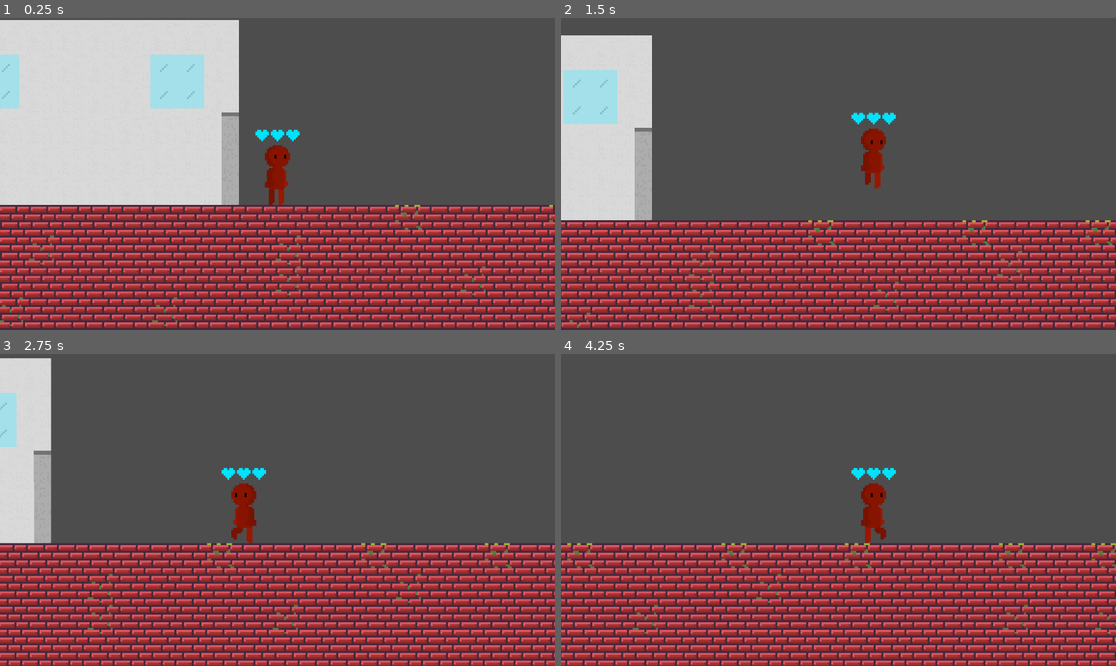
Above: before the commit, frames 1-4 (two rows, left to right).
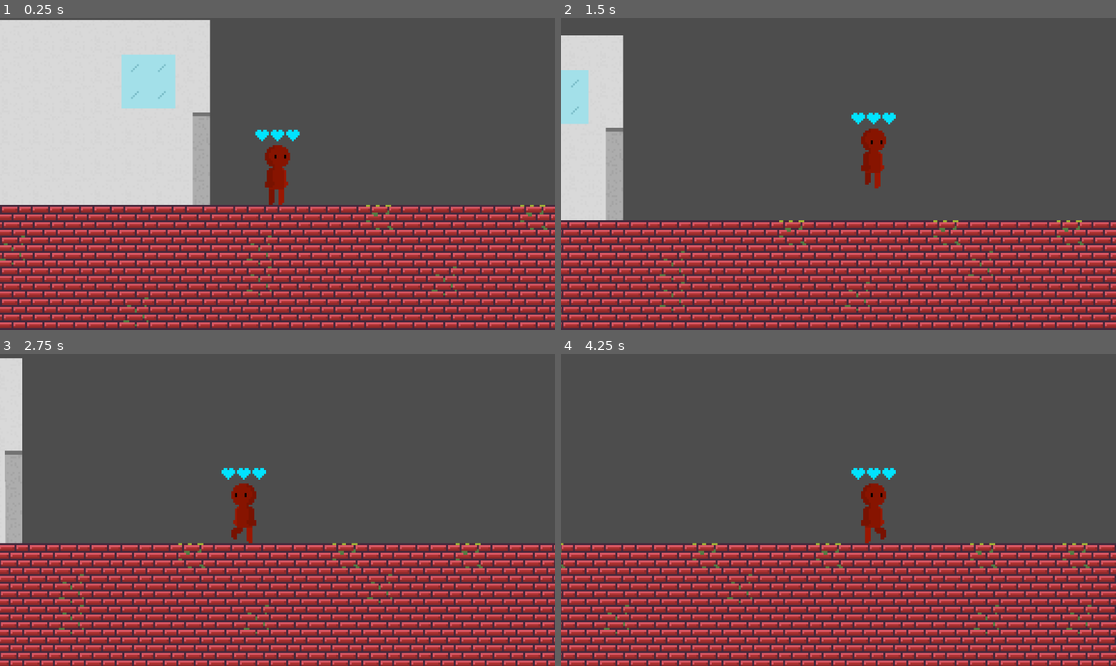
Above: after the commit, the same moments.

Repository: ratmanZorry/GJL-game-parade-game
Game: Godot game, scene res://scenes/main.tscn
Same seed, same stepped clock (60 frames per second), same inputs: the game is played once before the commit and once after it.
Inputs:
- Up to frame 1 (0.25 s): no input
- Up to frame 2 (1.5 s): hold Right (right) from 0.53 s (still down); tap Space (dialogue) at 0.6, 1.35 s
- Up to frame 3 (2.75 s): release Right (right) at 2.03 s; hold A (left) from 2.03 s (still down); tap Space (dialogue) at 2.1 s
- Up to frame 4 (4.25 s): release A (left) at 2.78 s; hold Right (right) from 2.78 s (still down); tap Space (dialogue) at 2.85, 3.6 s

The runs differ from the first frame. In frame 1, 16% of the frame differs, in the area x 0-100%, y 0-100%; in frame 2, 14%; in frame 3, 15%; in frame 4, 10%.

Commit message:
why. literaly why

Diff:
--- a/loop-maintainer/scenes/box_enemy.tscn
+++ b/loop-maintainer/scenes/box_enemy.tscn
@@ -75,6 +75,21 @@
 [sub_resource type="RectangleShape2D" id="RectangleShape2D_mhsj3"]
 size = Vector2(20, 2)
 
+[sub_resource type="Animation" id="Animation_fyuqs"]
+length = 0.001
+tracks/0/type = "value"
+tracks/0/imported = false
+tracks/0/enabled = true
+tracks/0/path = NodePath(".:modulate")
+tracks/0/interp = 1
+tracks/0/loop_wrap = true
+tracks/0/keys = {
+"times": PackedFloat32Array(0),
+"transitions": PackedFloat32Array(1),
+"update": 0,
+"values": [Color(1, 1, 1, 1)]
+}
+
 [sub_resource type="Animation" id="Animation_mhsj3"]
 resource_name = "fade"
 length = 3.0
@@ -89,21 +104,6 @@
 "transitions": PackedFloat32Array(1, 1),
 "update": 0,
 "values": [Color(1, 1, 1, 1), Color(1, 1, 1, 0)]
-}
-
-[sub_resource type="Animation" id="Animation_fyuqs"]
-length = 0.001
-tracks/0/type = "value"
-tracks/0/imported = false
-tracks/0/enabled = true
-tracks/0/path = NodePath(".:modulate")
-tracks/0/interp = 1
-tracks/0/loop_wrap = true
-tracks/0/keys = {
-"times": PackedFloat32Array(0),
-"transitions": PackedFloat32Array(1),
-"update": 0,
-"values": [Color(1, 1, 1, 1)]
 }
 
 [sub_resource type="AnimationLibrary" id="AnimationLibrary_vvoay"]
@@ -156,12 +156,12 @@
 
 [node name="ground_cast_1" type="RayCast2D" parent="."]
 position = Vector2(-11, -13)
-target_position = Vector2(0, 9)
+target_position = Vector2(0, 18)
 collision_mask = 8
 
 [node name="ground_cast_2" type="RayCast2D" parent="."]
 position = Vector2(11, -13)
-target_position = Vector2(0, 9)
+target_position = Vector2(0, 18)
 collision_mask = 8
 
 [connection signal="area_entered" from="death_collider" to="." method="_on_death_collider_area_entered"]
--- a/loop-maintainer/scenes/horned_enemy.tscn
+++ b/loop-maintainer/scenes/horned_enemy.tscn
@@ -51,6 +51,21 @@
 [sub_resource type="RectangleShape2D" id="RectangleShape2D_mhsj3"]
 size = Vector2(20, 2)
 
+[sub_resource type="Animation" id="Animation_fyuqs"]
+length = 0.001
+tracks/0/type = "value"
+tracks/0/imported = false
+tracks/0/enabled = true
+tracks/0/path = NodePath(".:modulate")
+tracks/0/interp = 1
+tracks/0/loop_wrap = true
+tracks/0/keys = {
+"times": PackedFloat32Array(0),
+"transitions": PackedFloat32Array(1),
+"update": 0,
+"values": [Color(1, 1, 1, 1)]
+}
+
 [sub_resource type="Animation" id="Animation_mhsj3"]
 resource_name = "fade"
 length = 3.0
@@ -65,21 +80,6 @@
 "transitions": PackedFloat32Array(1, 1),
 "update": 0,
 "values": [Color(1, 1, 1, 1), Color(1, 1, 1, 0)]
-}
-
-[sub_resource type="Animation" id="Animation_fyuqs"]
-length = 0.001
-tracks/0/type = "value"
-tracks/0/imported = false
-tracks/0/enabled = true
-tracks/0/path = NodePath(".:modulate")
-tracks/0/interp = 1
-tracks/0/loop_wrap = true
-tracks/0/keys = {
-"times": PackedFloat32Array(0),
-"transitions": PackedFloat32Array(1),
-"update": 0,
-"values": [Color(1, 1, 1, 1)]
 }
 
 [sub_resource type="AnimationLibrary" id="AnimationLibrary_vvoay"]
@@ -133,12 +133,12 @@
 
 [node name="ground_cast_1" type="RayCast2D" parent="."]
 position = Vector2(-6, -14)
-target_position = Vector2(0, 9)
+target_position = Vector2(0, 20)
 collision_mask = 8
 
 [node name="ground_cast_2" type="RayCast2D" parent="."]
 position = Vector2(6, -14)
-target_position = Vector2(0, 9)
+target_position = Vector2(0, 20)
 collision_mask = 8
 
 [connection signal="area_entered" from="death_collider" to="." method="_on_death_collider_area_entered"]
--- a/loop-maintainer/scenes/main.tscn
+++ b/loop-maintainer/scenes/main.tscn
@@ -454,7 +454,7 @@
 layer_0/tile_data = PackedInt32Array(262139, 65539, 1, 262140, 65539, 1, 262141, 65539, 1, 262142, 3, 0, 262143, 65539, …(160043 unchanged characters)…
 
 [node name="player" parent="." node_paths=PackedStringArray("camera") instance=ExtResource("1_o5qli")]
-position = Vector2(-92, 48)
+position = Vector2(-77, 47)
 camera = NodePath("Camera2D")
 
 [node name="Camera2D" type="Camera2D" parent="player"]
--- a/loop-maintainer/scenes/plant_enemy.tscn
+++ b/loop-maintainer/scenes/plant_enemy.tscn
@@ -51,6 +51,21 @@
 [sub_resource type="RectangleShape2D" id="RectangleShape2D_mhsj3"]
 size = Vector2(20, 2)
 
+[sub_resource type="Animation" id="Animation_fyuqs"]
+length = 0.001
+tracks/0/type = "value"
+tracks/0/imported = false
+tracks/0/enabled = true
+tracks/0/path = NodePath(".:modulate")
+tracks/0/interp = 1
+tracks/0/loop_wrap = true
+tracks/0/keys = {
+"times": PackedFloat32Array(0),
+"transitions": PackedFloat32Array(1),
+"update": 0,
+"values": [Color(1, 1, 1, 1)]
+}
+
 [sub_resource type="Animation" id="Animation_mhsj3"]
 resource_name = "fade"
 length = 3.0
@@ -65,21 +80,6 @@
 "transitions": PackedFloat32Array(1, 1),
 "update": 0,
 "values": [Color(1, 1, 1, 1), Color(1, 1, 1, 0)]
-}
-
-[sub_resource type="Animation" id="Animation_fyuqs"]
-length = 0.001
-tracks/0/type = "value"
-tracks/0/imported = false
-tracks/0/enabled = true
-tracks/0/path = NodePath(".:modulate")
-tracks/0/interp = 1
-tracks/0/loop_wrap = true
-tracks/0/keys = {
-"times": PackedFloat32Array(0),
-"transitions": PackedFloat32Array(1),
-"update": 0,
-"values": [Color(1, 1, 1, 1)]
 }
 
 [sub_resource type="AnimationLibrary" id="AnimationLibrary_vvoay"]
@@ -133,12 +133,12 @@
 
 [node name="ground_cast_1" type="RayCast2D" parent="."]
 position = Vector2(-6, 0)
-target_position = Vector2(0, 9)
+target_position = Vector2(0, 19)
 collision_mask = 8
 
 [node name="ground_cast_2" type="RayCast2D" parent="."]
 position = Vector2(6, 0)
-target_position = Vector2(0, 9)
+target_position = Vector2(0, 19)
 collision_mask = 8
 
 [connection signal="area_entered" from="death_collider" to="." method="_on_death_collider_area_entered"]
--- a/loop-maintainer/scripts/patrolling_enemy.gd
+++ b/loop-maintainer/scripts/patrolling_enemy.gd
@@ -22,10 +22,8 @@
 		velocity += get_gravity() * delta
 
 
-	if isGoingRight and not ground_cast_1.is_colliding():
-		isGoingRight = false
-	elif not isGoingRight and not ground_cast_2.is_colliding():
-		isGoingRight = true
+	if not ground_cast_1.is_colliding() or not ground_cast_2.is_colliding():
+		isGoingRight = not isGoingRight
 
 	if is_on_wall():
 		isGoingRight = not isGoingRight
